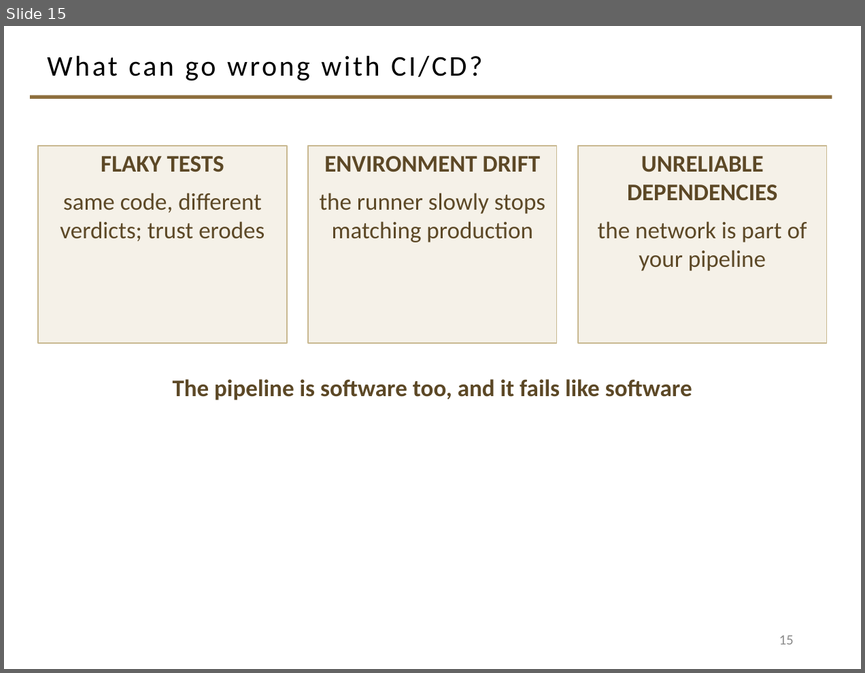
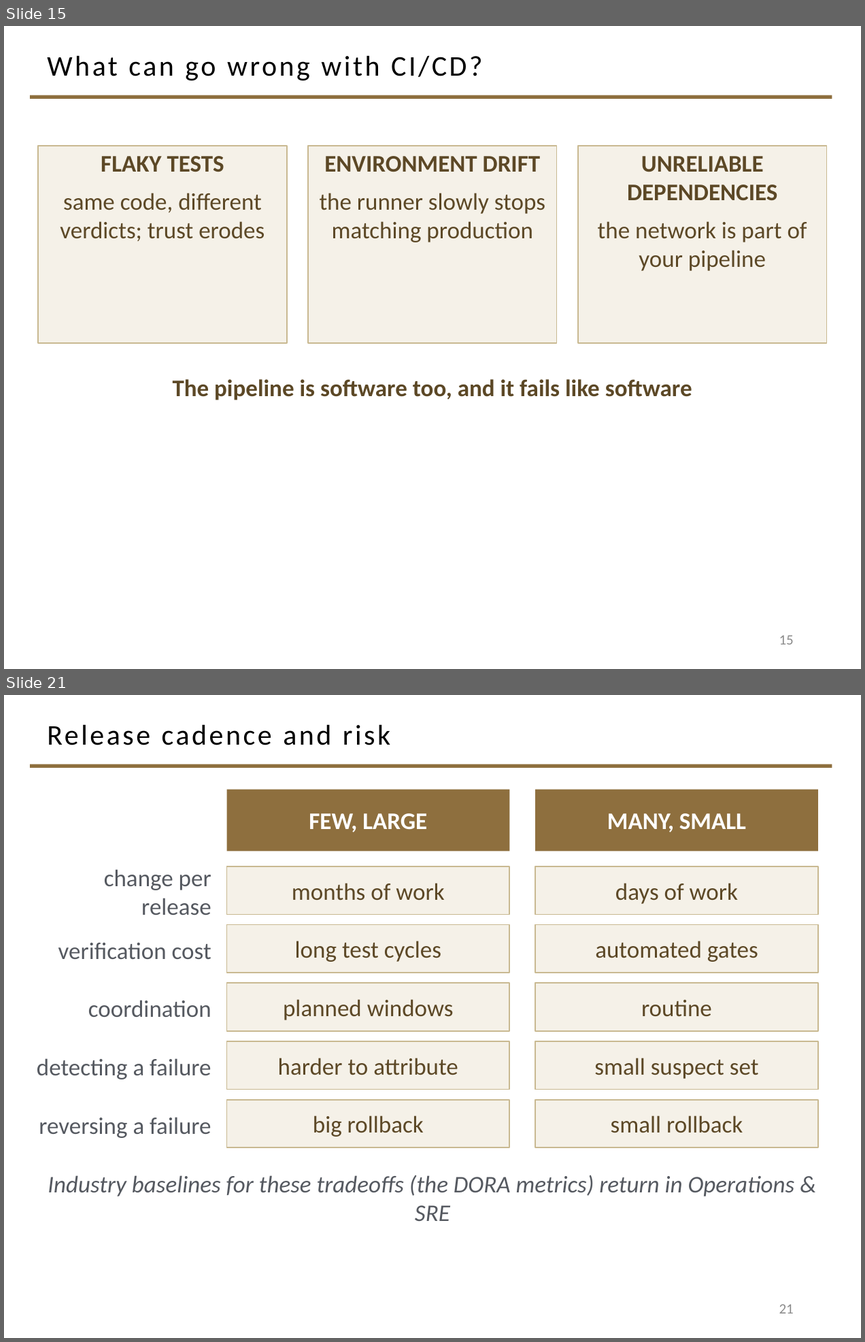
Before and after one commit to davisjam/model-based-agentic-software-engineering, a slide deck: course/lectures/act-3-software-in-the-world/02-compute-environments-and-data-management/3-1-Compute-Environments-and-Deployment.pptx. Shown one above the other, each under a label of ours: slide 15 before the commit, slides 15 and 21 after it; the slides between them are not shown. The pictures are 865x673 and 865x1342 pixels, drawn with LibreOffice and Linux fonts; fonts in the diff are those of the drawing; background and template pictures are left out. Boxes give left, top, right and bottom in pixels: in the first picture for what was removed or moved away, otherwise in the second. Text is boxed around its words. In the diff, an @@ line names an element or a change of style, - is before the commit and + after.

```diff
--- a/course/lectures/act-3-software-in-the-world/02-compute-environments-and-data-management/3-1-Compute-Environments-and-Deployment.pptx
+++ b/course/lectures/act-3-software-in-the-world/02-compute-environments-and-data-management/3-1-Compute-Environments-and-Deployment.pptx
@@ slide 21 added at [4, 695, 861, 1338], background #FFFFFF; not listed: 1 template element that a slide beside it also shows @@
@@ title added at [47, 724, 390, 745], 24 pt, text #000000 @@
+Release cadence and risk
@@ rectangle added at [227, 790, 509, 851], fill #8E6F3E, 20 pt, text #FFFFFF, bold @@
+FEW, LARGE
@@ rectangle added at [535, 790, 818, 851], fill #8E6F3E, 20 pt, text #FFFFFF, bold @@
+MANY, SMALL
@@ text added at [104, 869, 211, 915], 20 pt, text #555960 @@
+change per release
@@ rectangle added at [227, 866, 509, 915], fill #F5F1E8, outline #C9B991 1 pt, 20 pt, text #5C4826 @@
+months of work
@@ rectangle added at [535, 866, 818, 915], fill #F5F1E8, outline #C9B991 1 pt, 20 pt, text #5C4826 @@
+days of work
@@ rectangle added at [227, 925, 509, 972], fill #F5F1E8, outline #C9B991 1 pt, 20 pt, text #5C4826 @@
+long test cycles
@@ rectangle added at [535, 925, 818, 972], fill #F5F1E8, outline #C9B991 1 pt, 20 pt, text #5C4826 @@
+automated gates
@@ text added at [58, 943, 211, 959], 20 pt, text #555960 @@
+verification cost
@@ text added at [88, 1000, 211, 1017], 20 pt, text #555960 @@
+coordination
@@ rectangle added at [227, 983, 509, 1031], fill #F5F1E8, outline #C9B991 1 pt, 20 pt, text #5C4826 @@
+planned windows
@@ rectangle added at [535, 983, 818, 1031], fill #F5F1E8, outline #C9B991 1 pt, 20 pt, text #5C4826 @@
+routine
@@ rectangle added at [227, 1041, 509, 1089], fill #F5F1E8, outline #C9B991 1 pt, 20 pt, text #5C4826 @@
+harder to attribute
@@ rectangle added at [535, 1041, 818, 1089], fill #F5F1E8, outline #C9B991 1 pt, 20 pt, text #5C4826 @@
+small suspect set
@@ text added at [37, 1058, 211, 1079], 20 pt, text #555960 @@
+detecting a failure
@@ rectangle added at [227, 1100, 509, 1147], fill #F5F1E8, outline #C9B991 1 pt, 20 pt, text #5C4826 @@
+big rollback
@@ rectangle added at [535, 1100, 818, 1147], fill #F5F1E8, outline #C9B991 1 pt, 20 pt, text #5C4826 @@
+small rollback
@@ text added at [39, 1117, 211, 1138], 20 pt, text #555960 @@
+reversing a failure
@@ text added at [48, 1174, 795, 1221], 20 pt, text #555960, italic @@
+Industry baselines for these tradeoffs (the DORA metrics) return in Operations & SRE
@@ page number added at [779, 1304, 793, 1313], 12 pt, text #8C8C8C @@
+21
```
Also in this commit, not shown: 5 other slides added.
